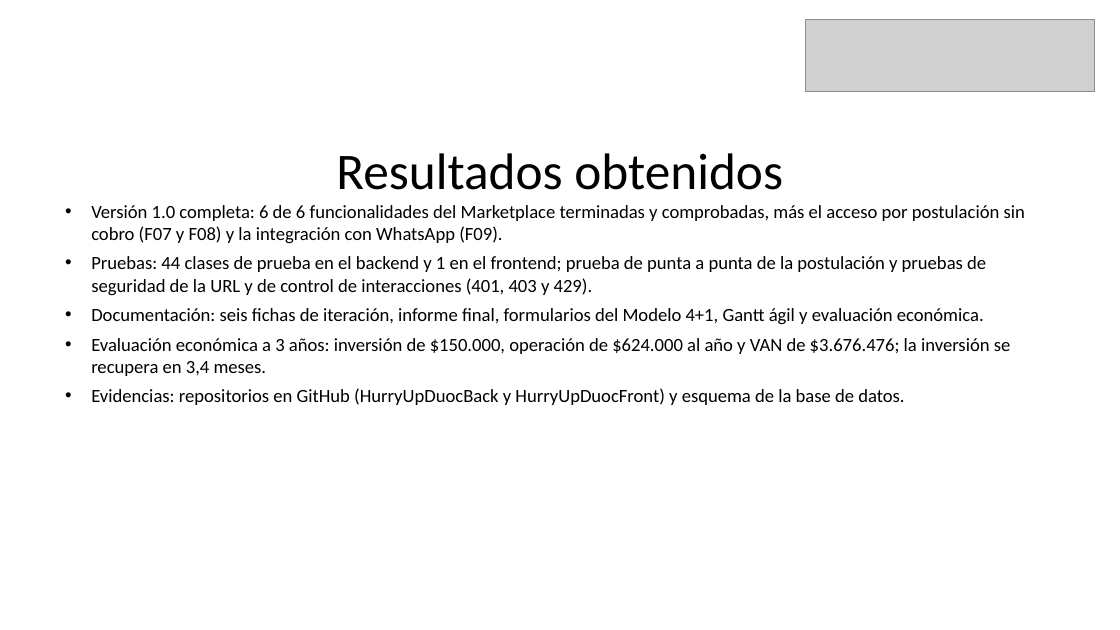
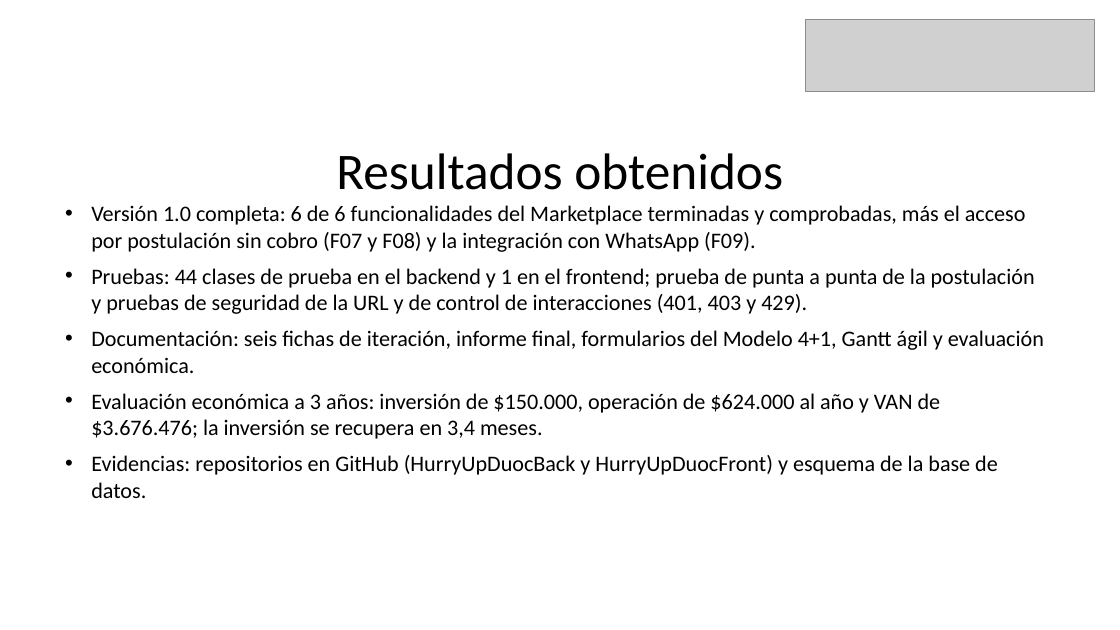
Before and after one commit to Vichobustosss/2026_2_BUSTOS-HEREDIA_CASPTONE_002D_GRUPO_006, a slide deck: slide 12 of Fase 2/Evidencias Proyecto/Presentación Proyecto.pptx. Drawn at 1120x630 pixels with LibreOffice and Linux fonts; fonts in the diff are those of the drawing; grey boxes stand for pictures. Boxes give left, top, right and bottom in pixels: in the first picture for what was removed or moved away, otherwise in the second. Text is boxed around its words. In the diff, an @@ line names an element or a change of style, - is before the commit and + after.

```diff
--- a/Fase 2/Evidencias Proyecto/Presentación Proyecto.pptx
+++ b/Fase 2/Evidencias Proyecto/Presentación Proyecto.pptx
@@ text "Versión 1.0 completa: 6 de ..." at (91,205,1044,498): size 16 to 19 pt; more space between paragraphs @@
```
Also in this commit, not shown: 3 other slides changed, 8 other files.
